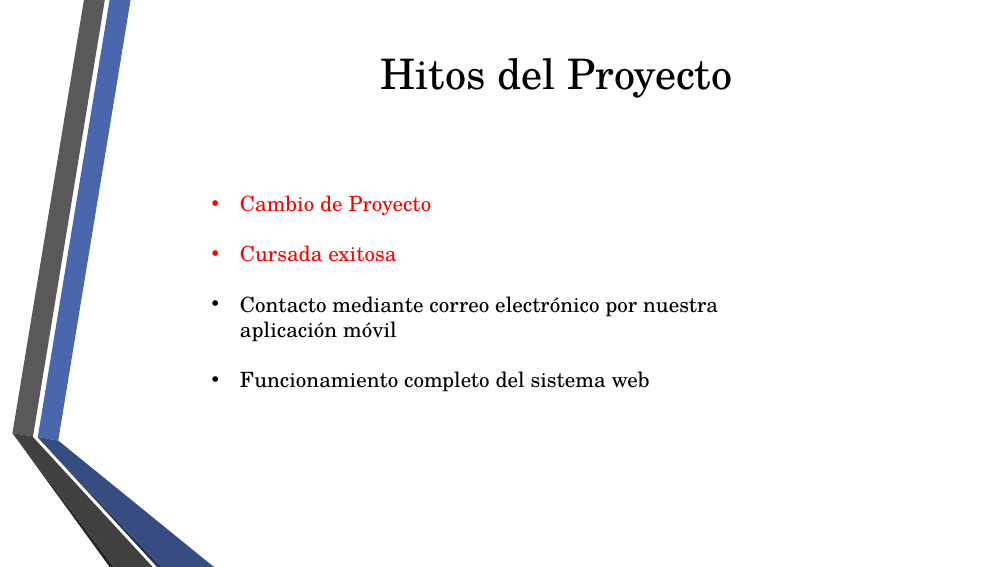
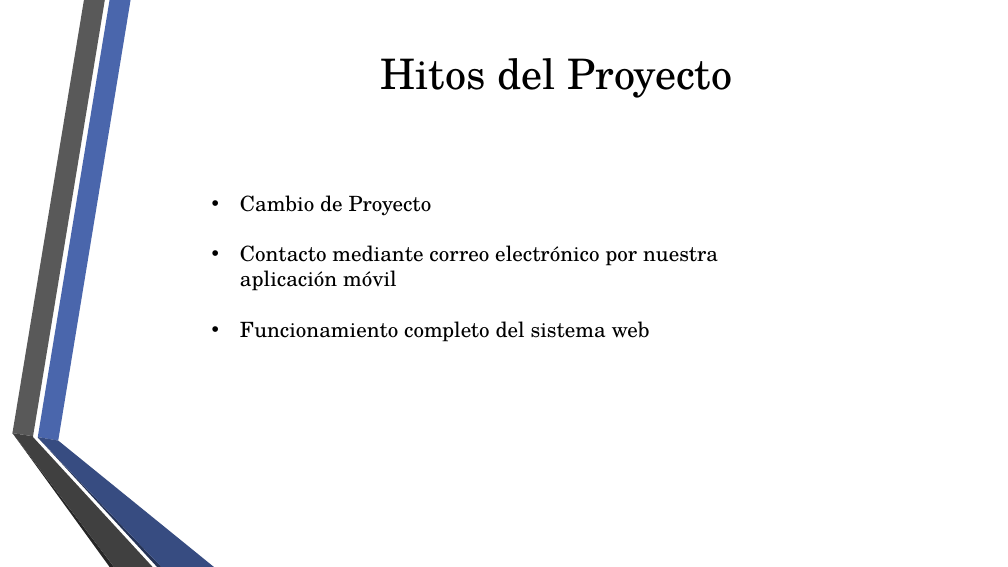
Before and after one commit to fge23/Sistema-VASPA, a slide deck: slide 9 of Presentaciones/Presentación VASPA - Diciembre 2020 - Examen Final/Presentación VASPA - Diciembre 2020 - Examen Final.pptx. Drawn at 1008x567 pixels with LibreOffice and Linux fonts; fonts in the diff are those of the drawing; background and template pictures are left out. Boxes give left, top, right and bottom in pixels: in the first picture for what was removed or moved away, otherwise in the second. Text is boxed around its words. In the diff, an @@ line names an element or a change of style, - is before the commit and + after.

```diff
--- a/Presentaciones/Presentación VASPA - Diciembre 2020 - Examen Final/Presentación VASPA - Diciembre 2020 - Examen Final.pptx
+++ b/Presentaciones/Presentación VASPA - Diciembre 2020 - Examen Final/Presentación VASPA - Diciembre 2020 - Examen Final.pptx
@@ text at [240, 195, 432, 216]: text colour #FF0000 to #000000 in "Cambio de Proyecto" @@
@@ text at [240, 245, 396, 262]: paragraph removed @@
-• Cursada exitosa
```
Also in this commit, not shown: 3 other slides changed.
